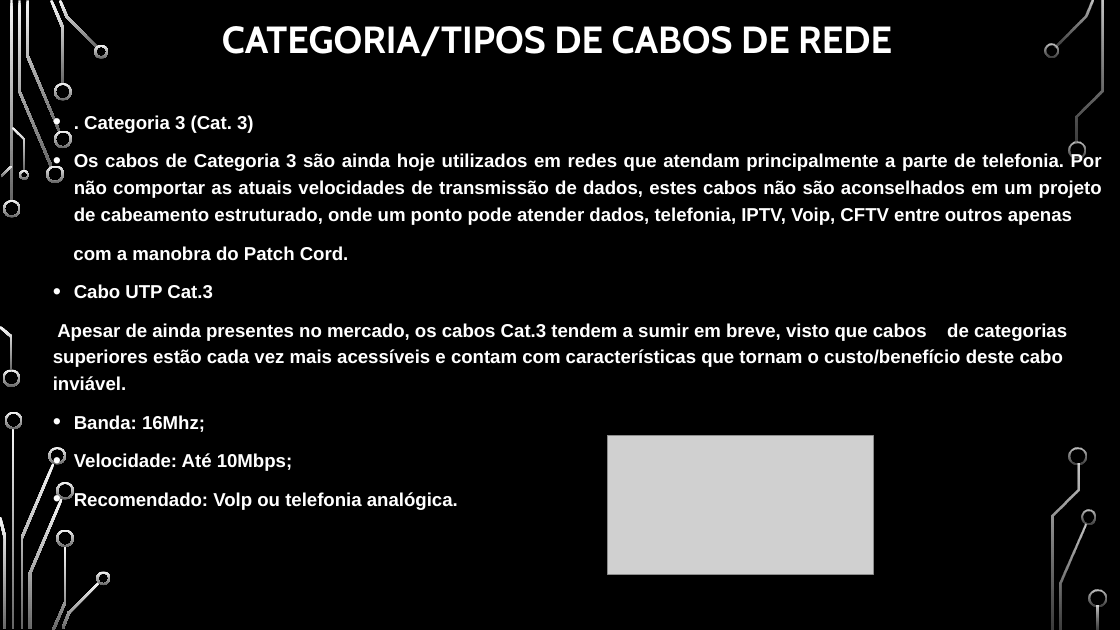
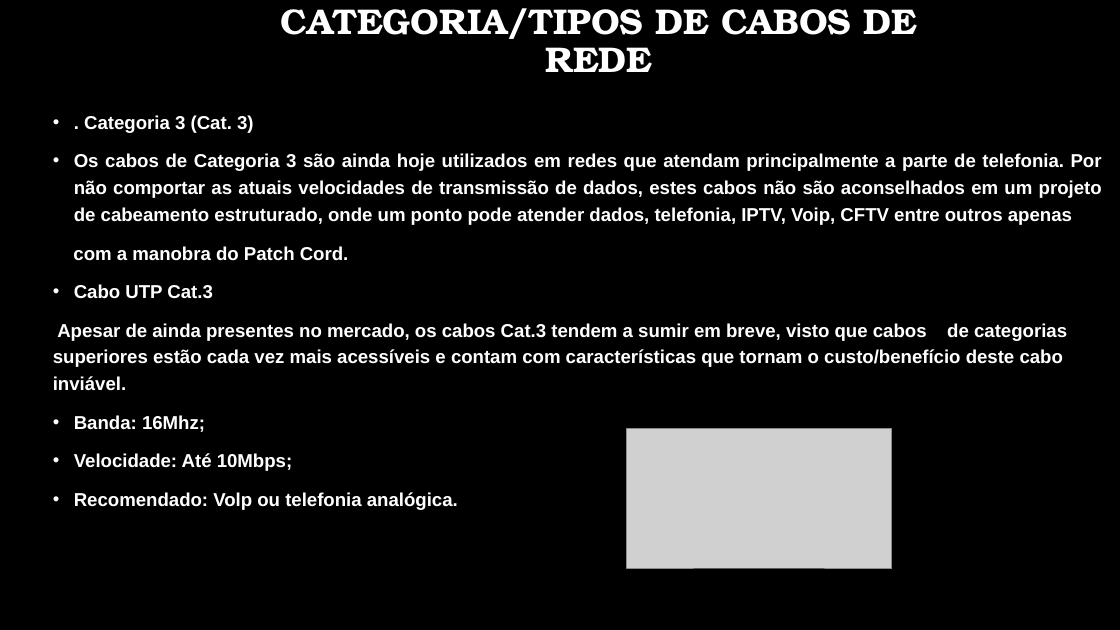
Before and after one commit to BrunoRicardo2/BrunoRicardo2, a slide deck: slide 2 of Trabalho Pratico.pptx. Drawn at 1120x630 pixels with LibreOffice and Linux fonts; fonts in the diff are those of the drawing; grey boxes stand for pictures; background and template pictures are left out. Boxes give left, top, right and bottom in pixels: in the first picture for what was removed or moved away, otherwise in the second. Text is boxed around its words. In the diff, an @@ line names an element or a change of style, - is before the commit and + after.

```diff
--- a/Trabalho Pratico.pptx
+++ b/Trabalho Pratico.pptx
@@ title "CATEGORIA/TIPOS DE CABOS DE REDE" at box(281, 8, 918, 72): size 32.4 to 30.6 pt, font Cabin to TeX Gyre Bonum; alignment left to centre @@
@@ picture: place and size @@
-picture at box(608, 436, 874, 576)
+picture at box(627, 429, 892, 569)
@@ group removed at box(0, 0, 1107, 630): 33 freeform shapes, 3 rectangles @@
```
Also in this commit, not shown: 7 other slides changed.
